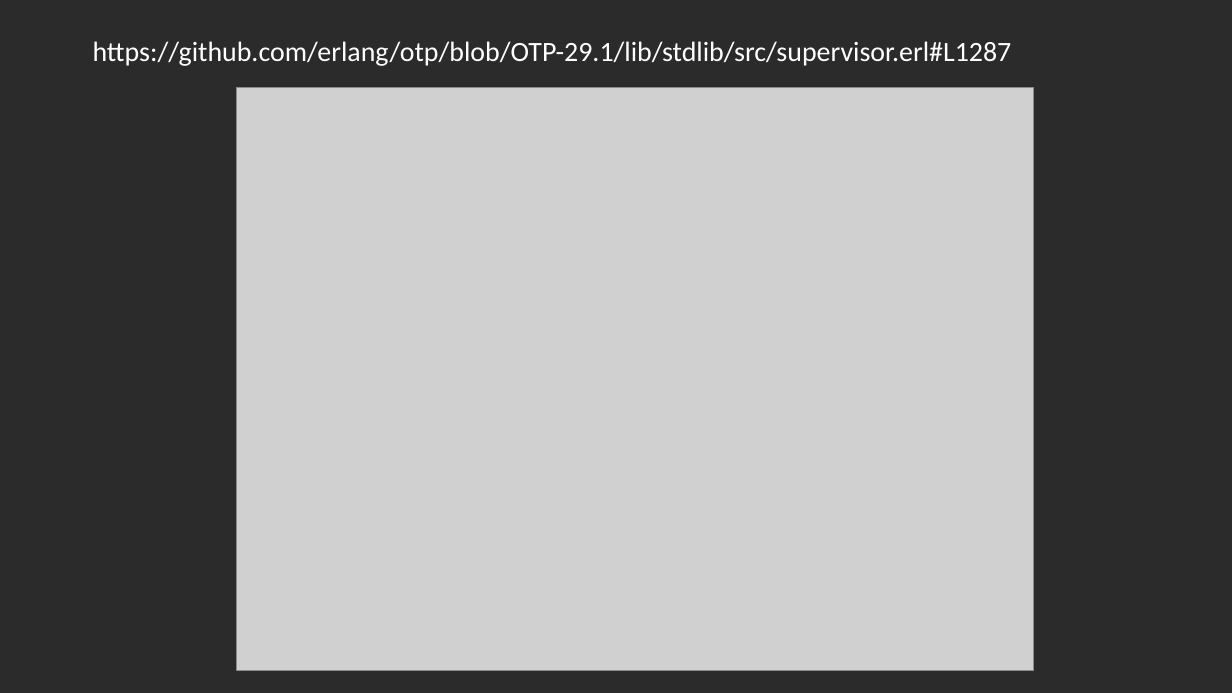
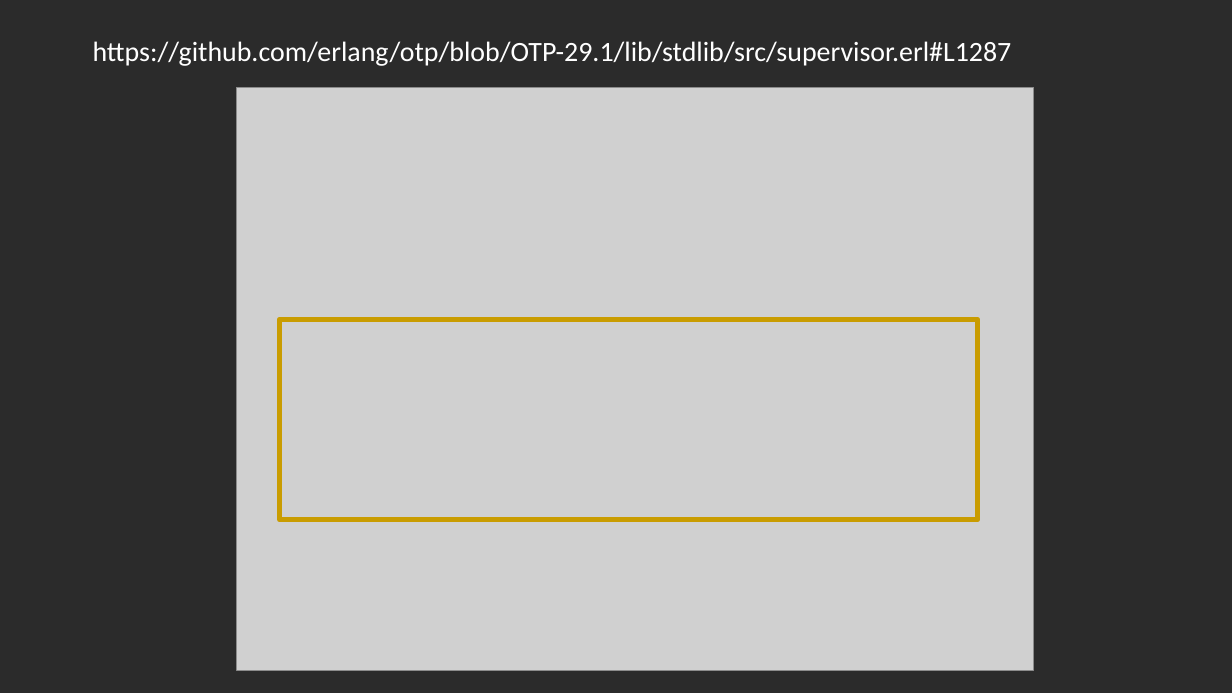
Before and after one commit to guillheu/Presentations, a slide deck: slide 14 of 2026/Code Beam Europe/Asterism.odp. Drawn at 1232x693 pixels with LibreOffice and Linux fonts; fonts in the diff are those of the drawing; grey boxes stand for pictures; background and template pictures are left out; a plain dark background stands for a picture behind light text. Boxes give left, top, right and bottom in pixels: in the first picture for what was removed or moved away, otherwise in the second. Text is boxed around its words. In the diff, an @@ line names an element or a change of style, - is before the commit and + after.

```diff
--- a/2026/Code Beam Europe/Asterism.odp
+++ b/2026/Code Beam Europe/Asterism.odp
@@ rectangle added at bbox=[279, 320, 978, 520], outline #C99C00 3 pt @@
```
Also in this commit, not shown: 1 other slide changed, 30 slides added.
